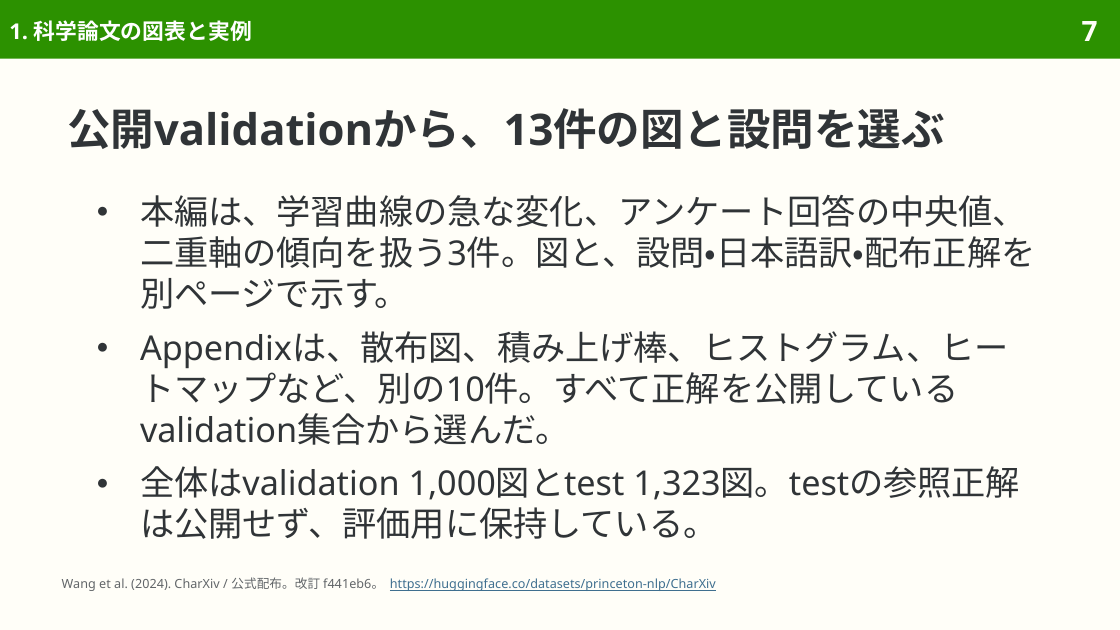
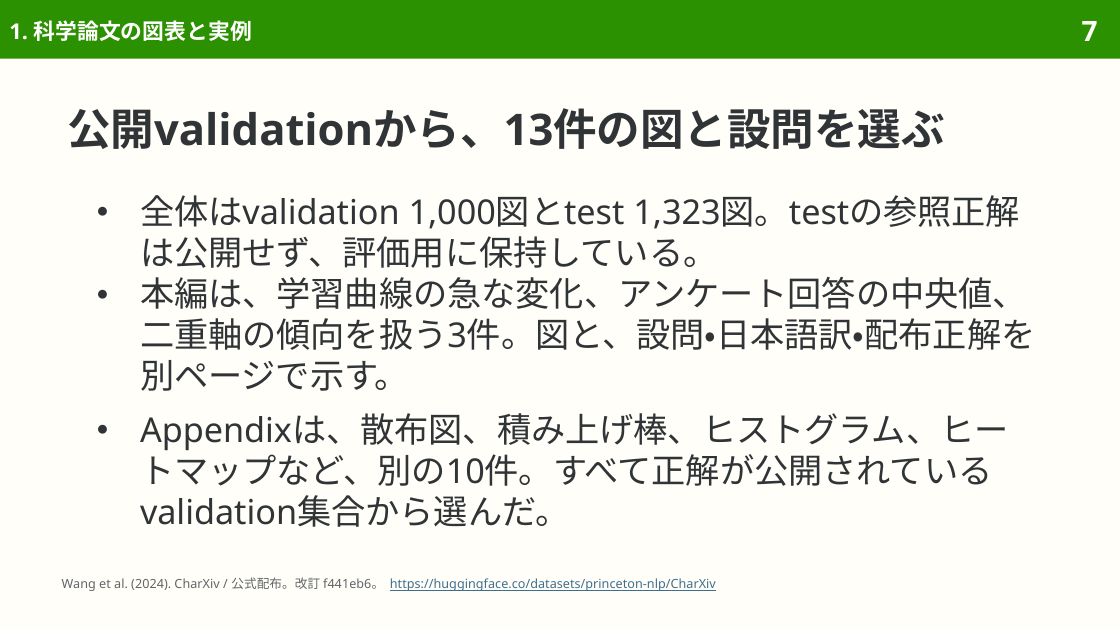
Before and after one commit to sasakiy84/datasets-in-10-minutes, a slide deck: slide 7 of slides/datasets-in-10-minutes-charxiv.pptx. Drawn at 1120x630 pixels with LibreOffice and Linux fonts; fonts in the diff are those of the drawing. Boxes give left, top, right and bottom in pixels: in the first picture for what was removed or moved away, otherwise in the second. Text is boxed around its words. In the diff, an @@ line names an element or a change of style, - is before the commit and + after.

```diff
--- a/slides/datasets-in-10-minutes-charxiv.pptx
+++ b/slides/datasets-in-10-minutes-charxiv.pptx
@@ text at (x1=140, y1=195, x2=1020, y2=268): paragraph added @@
+● 全体はvalidation 1,000図とtest 1,323図。testの参照正解は公開せず、評価用に保持している。
@@ text at (x1=140, y1=413, x2=1009, y2=527): text changed @@
-● Appendixは、散布図、積み上げ棒、ヒストグラム、ヒートマップなど、別の10件。すべて正解を公開しているvalidation集合から選んだ。
-● 全体はvalidation 1,000図とtest 1,323図。testの参照正解は公開せず、評価用に保持している。
+● Appendixは、散布図、積み上げ棒、ヒストグラム、ヒートマップなど、別の10件。すべて正解が公開されているvalidation集合から選んだ。
```
Also in this commit, not shown: 21 other slides changed, 7 other files.
